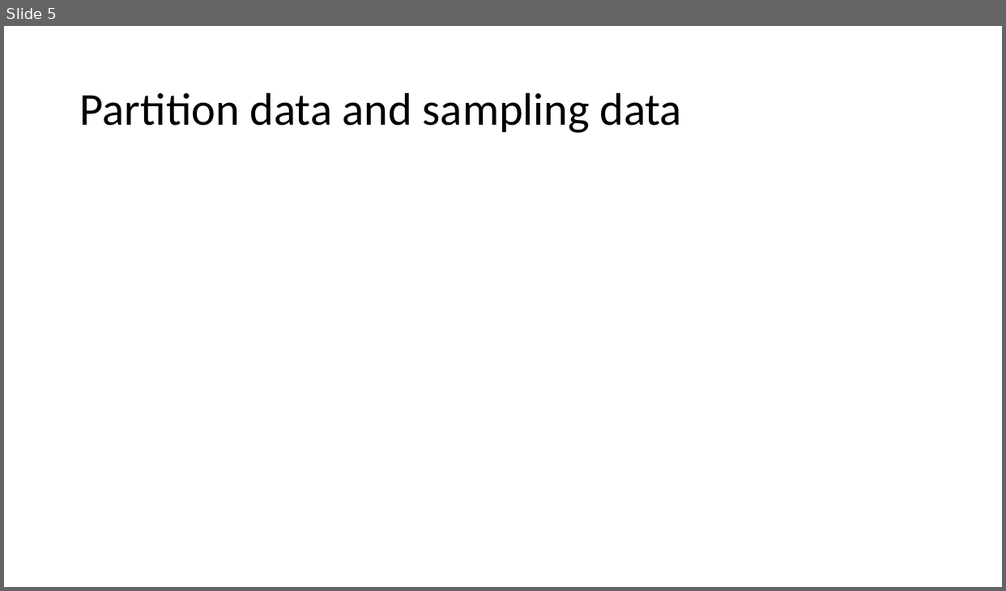
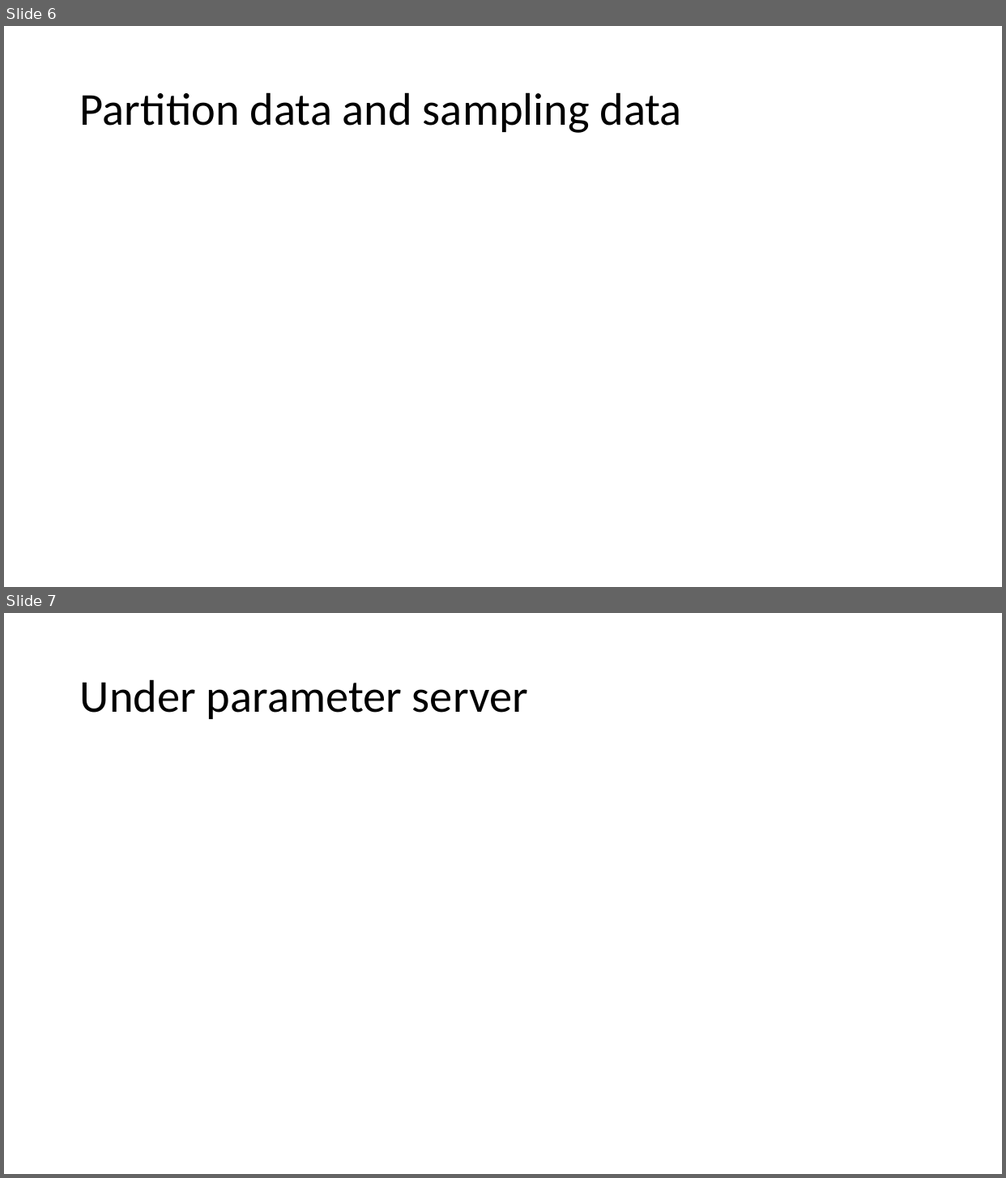
Before and after one commit to xfdywy/Optimization, a slide deck: distributed ML implementation.pptx. Shown one above the other, each under a label of ours: slide 5 before the commit, slides 6 and 7 after it. The pictures are 1006x591 and 1006x1178 pixels, drawn with LibreOffice and Linux fonts; fonts in the diff are those of the drawing; grey boxes stand for pictures. Boxes give left, top, right and bottom in pixels: in the first picture for what was removed or moved away, otherwise in the second. Text is boxed around its words. In the diff, an @@ line names an element or a change of style, - is before the commit and + after.

```diff
--- a/distributed ML implementation.pptx
+++ b/distributed ML implementation.pptx
@@ slide 7 added at bbox=[4, 613, 1002, 1174], background #FFFFFF @@
@@ title added at bbox=[80, 679, 528, 719], 44 pt, text #000000 @@
+Under parameter server
@@ what was slide 5 is now slide 6 @@
```
Also in this commit, not shown: 11 slides changed, 3 other slides added, 2 slides removed, 1 other file.
